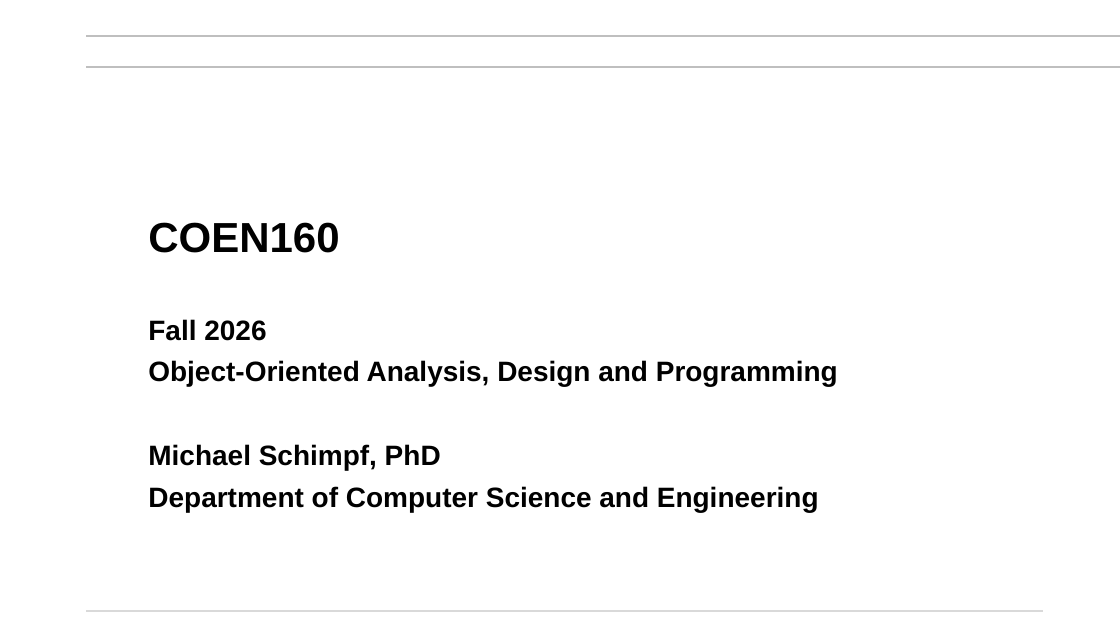
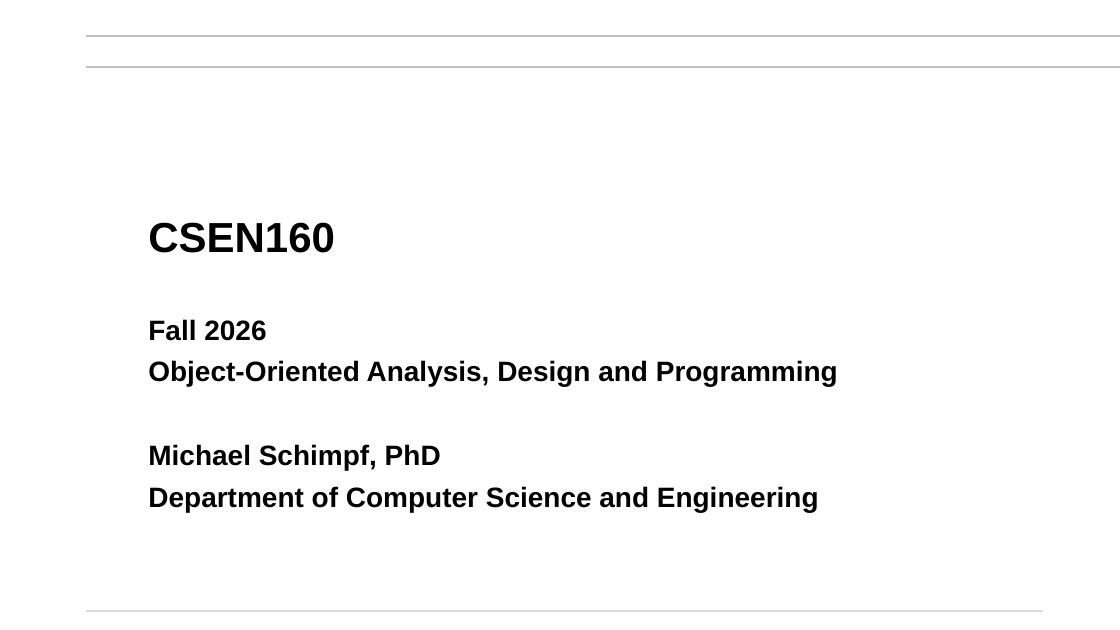
Before and after one commit to mikegrace2/CSEN160-Fall2026-Course-Website, a slide deck: slide 1 of lectures/Week01_JavaRefresher/3_JavaRefresher_V4.pptx. Drawn at 1120x630 pixels with LibreOffice and Linux fonts; fonts in the diff are those of the drawing; background and template pictures are left out. Boxes give left, top, right and bottom in pixels: in the first picture for what was removed or moved away, otherwise in the second. Text is boxed around its words. In the diff, an @@ line names an element or a change of style, - is before the commit and + after.

Commit message:
COEN to CSEN change

```diff
--- a/lectures/Week01_JavaRefresher/3_JavaRefresher_V4.pptx
+++ b/lectures/Week01_JavaRefresher/3_JavaRefresher_V4.pptx
@@ title at bbox=[148, 222, 335, 253]: text changed @@
-COEN160
+CSEN160
```
Also in this commit, not shown: 7 other files.
